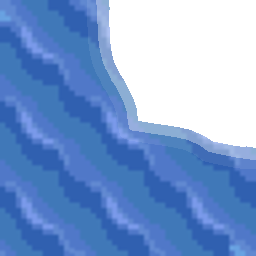
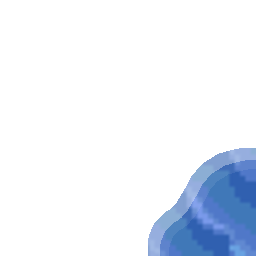
Revision of a layered 256 x 256 image; what changed, layer by layer:
hid "Shore BL" over [0, 0, 253, 256]
added layer "Shore ITL" above "Water Tile" over [148, 148, 250, 256]
